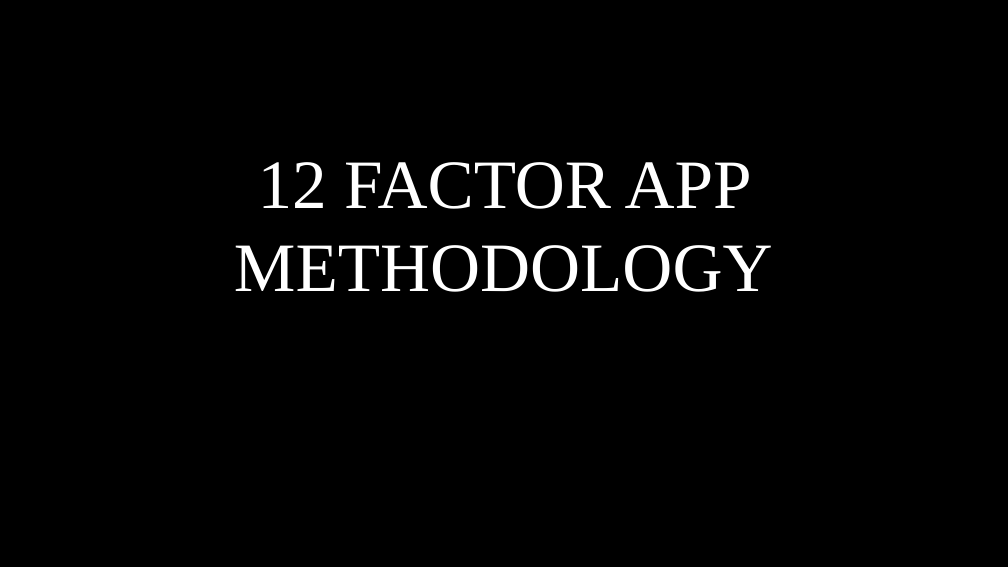
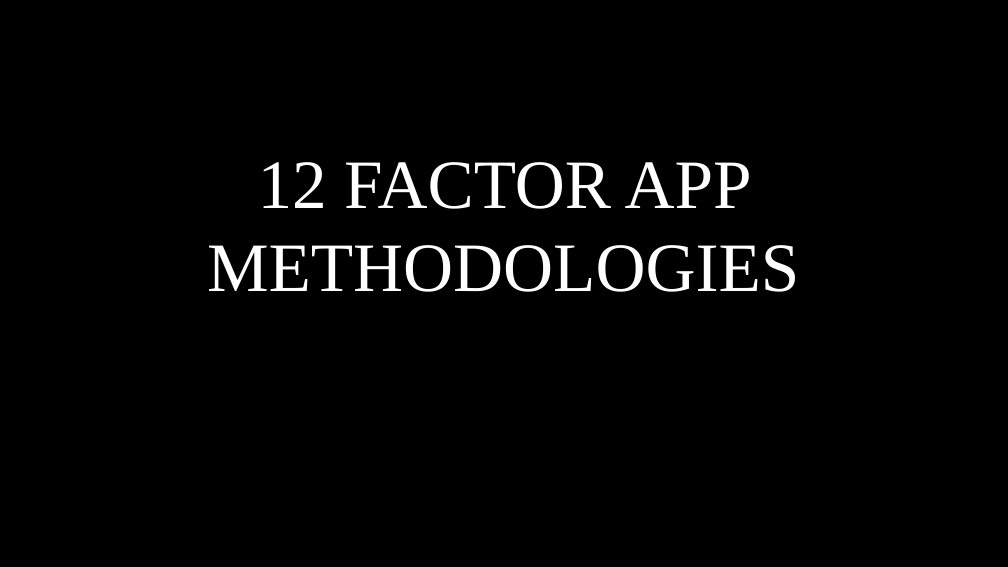
Before and after one commit to HarishParthasarathy/Power-Point-Presentations, a slide deck: slide 1 of 12 Factor/TwelveFactorApp.pptx. Drawn at 1008x567 pixels with LibreOffice and Linux fonts; fonts in the diff are those of the drawing; background and template pictures are left out. Boxes give left, top, right and bottom in pixels: in the first picture for what was removed or moved away, otherwise in the second. Text is boxed around its words. In the diff, an @@ line names an element or a change of style, - is before the commit and + after.

Commit message:
Modified 12 Factor PPT

```diff
--- a/12 Factor/TwelveFactorApp.pptx
+++ b/12 Factor/TwelveFactorApp.pptx
@@ title at (207, 162, 799, 292): text changed @@
-12 FACTOR APP METHODOLOGY
+12 FACTOR APP METHODOLOGIES
```
Also in this commit, not shown: 2 other slides changed.
